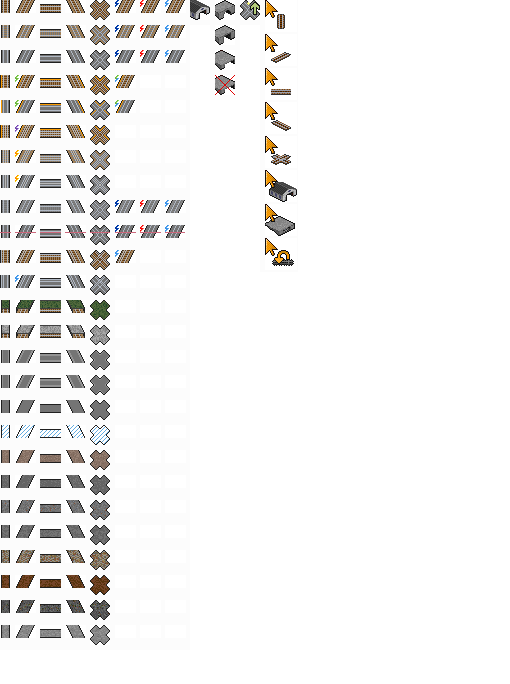
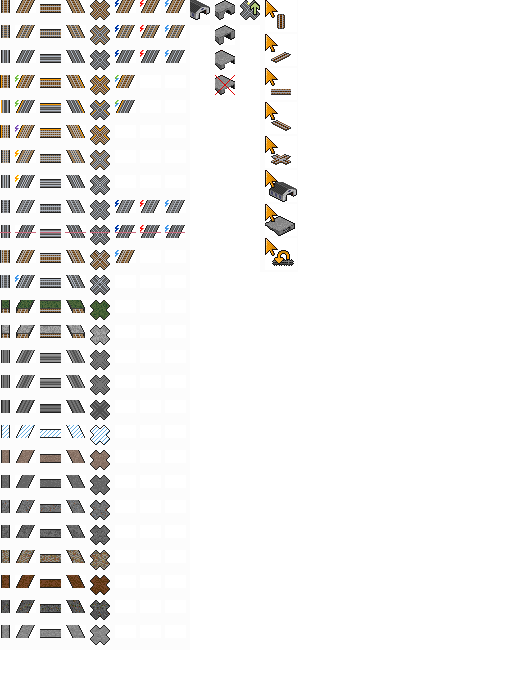
Comparing the layer stacks of the two (510, 684) images. Changes:
painted on "under" over [2, 2, 258, 544]
